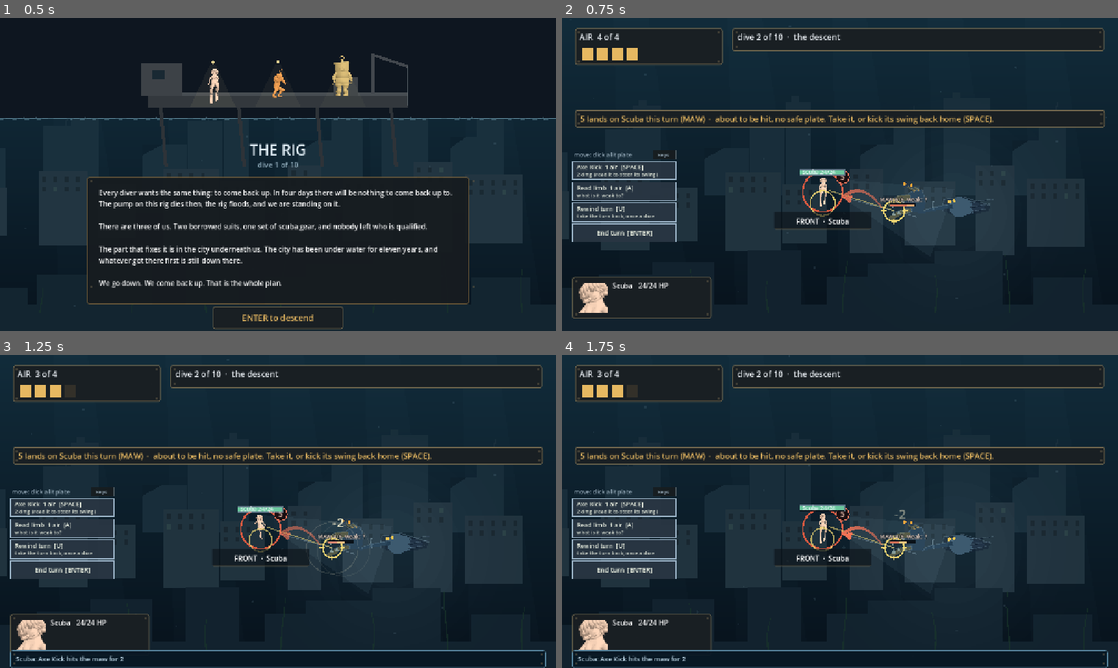
Above: before the commit, frames 1-4 (two rows, left to right).
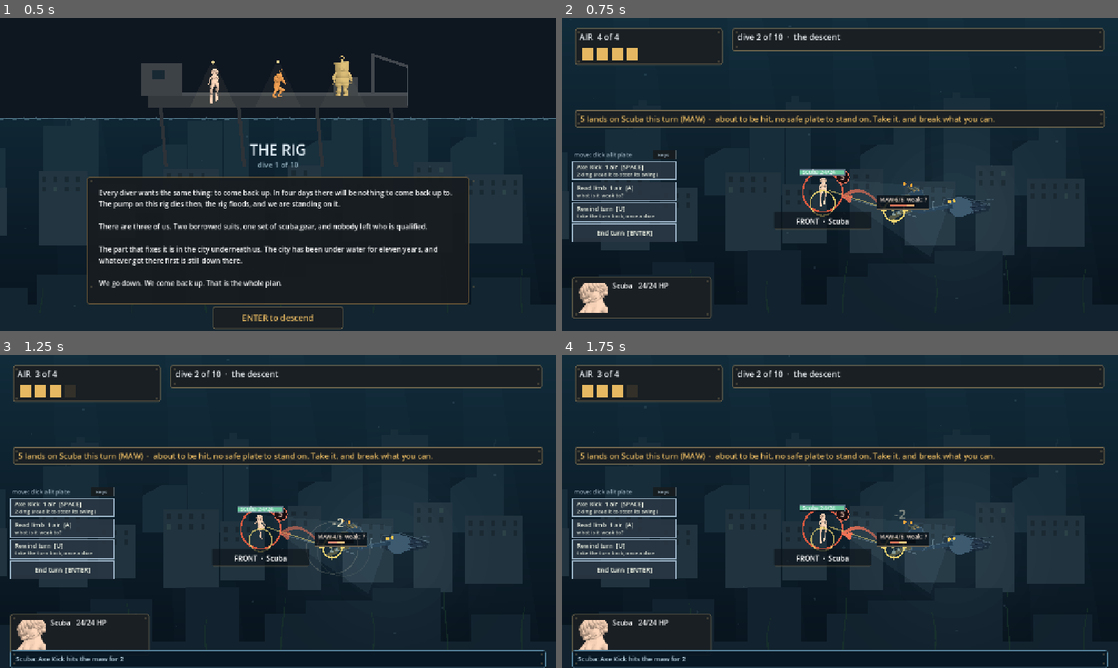
Above: after the commit, the same moments.

Repository: ImmortalDemonGod/salvage
Game: Godot game, scene res://game/main.tscn
Same seed, same stepped clock (60 frames per second), same inputs: the game is played once before the commit and once after it.
Inputs (mouse positions are in pixels of both pictures, inside the frame that each line leads up to):
- Up to frame 1 (0.5 s): no input
- Up to frame 2 (0.75 s): tap Enter at 0.5 s; move the mouse to (962, 158) at 0.52 s; hold Right from 0.53 s (still down); tap 1 at 0.6 s; click (962, 158) at 0.67 s
- Up to frame 3 (1.25 s): keep holding Right; tap Space at 0.77 s
- Up to frame 4 (1.75 s): release Right at 1.25 s; drag from (728, 527) to (812, 574) at 1.27 s

Frame 1 is identical in both runs. In frame 2, 0.7% of the frame differs, in the area x 47-78%, y 31-62%; in frame 3, 0.7%; in frame 4, 0.7%.

Commit message:
labels that bind: pills, leaders, and plates that name every occupant
The confirmation round's one repeated finding, closed: every limb
readout sits in a backed pill with a leader line to its limb, pills
part from each other before drawing, and the read column speaks one
schema (weak: ? / weak: x2 dmg / armor / +2 air / bursts). Plates name
non-diver occupants too: FLANK · SHELL for the squatter, REAR · the
part for the crate, so the one-rule grammar covers everything standing
on ground. The shove offer follows its own read gate; disabled buttons
say why (no target from here / not enough air); THE PART's label sits
clear of its crate. And recorded for rule 27's ledger: two of these
patches no-opped silently through a stale python needle while their
prints claimed success, caught only by looking at the screenshot.

Diff:
--- a/game/main.gd
+++ b/game/main.gd
@@ -912,7 +912,7 @@
 		return "%s  ·  about to be hit, no safe plate to stand on. %s%s." % [
 			_incoming(d), only.substr(0, 1).to_upper(), only.substr(1)]
 	var d9 = combat.divers[selected]
-	if d9.kit.size() > 0 and String(d9.kit[0].kind) == "hit_shove" and combat.target_limb(d9) >= 0:
+	if d9.kit.size() > 0 and String(d9.kit[0].kind) == "hit_shove" and combat.target_limb(d9) >= 0 			and combat.known(combat.target_limb(d9)):
 		for it9 in combat.locked:
 			if int(it9.limb) == combat.target_limb(d9) and int(d9.station) in it9.stations:
 				return "%s  ·  about to be hit, no safe plate. Take it, or kick its swing back home (SPACE)." % _incoming(d)
@@ -1187,6 +1187,11 @@
 		for od in combat.divers:
 			if not od.down and int(od.station) == i:
 				occ_name = "  ·  %s" % String(od.dname)
+		var lb8: int = combat.STATION_LIMB[i]
+		if occ_name == "" and lb8 >= 0 and not combat.limb_broken[lb8] 				and bool((combat.enc.limbs[lb8] as Dictionary).get("blocks", false)):
+			occ_name = "  ·  %s" % String(combat.LIMB_NAMES[lb8]).to_upper()
+		if occ_name == "" and combat.salvage_station == i and not combat.salvage_crushed:
+			occ_name = "  ·  the part"
 		lbl.text = "%s%s" % [Combat.STATION_NAMES[i], occ_name]
 	# A cut line must READ as a cut line. This showed "AIR 3 / 3" after the
 	# umbilical rule fired, so the pool and its ceiling shrank together and
@@ -1454,6 +1459,9 @@
 			"shut": what = "shuts the limb %d turn%s" % [int(eff.turns), "" if int(eff.turns) == 1 else "s"]
 		if tier == Combat.Tier.DESPERATE:
 			what += "  costs %d HP" % int(eff.hp_cost)
+		var able := action_legal("ability%d" % slot)
+		if not able:
+			what = "no target from here" if combat.target_limb(d) < 0 else "not enough air"
 		out.append({"id": "ability%d" % slot,
 			"label": "%s  %d air  [%s]" % [String(ab.name), int(d.cost), "SPACE" if slot == 0 else "F"],
 			"sub": what})
@@ -2125,10 +2133,11 @@
 	draw_line(box.position + Vector2(w * 0.66, 0), box.position + Vector2(w * 0.66, h), Color(0.30, 0.24, 0.16), 3.0)
 	var df2: Font = ThemeDB.fallback_font
 	var part_lbl := "THE PART %d/%d" % [combat.salvage_hp, int((combat.enc.salvage as Dictionary).hp)]
+	# label sits left of the crate, never under it
 	for off2 in [Vector2(1, 1), Vector2(-1, -1)]:
-		draw_string(df2, box.position + Vector2(-10, -14.0) + off2, part_lbl,
+		draw_string(df2, box.position + Vector2(-58, -14.0) + off2, part_lbl,
 			HORIZONTAL_ALIGNMENT_LEFT, -1, 14, Color(0.02, 0.05, 0.08))
-	draw_string(df2, box.position + Vector2(-10, -14.0), part_lbl, HORIZONTAL_ALIGNMENT_LEFT, -1, 14,
+	draw_string(df2, box.position + Vector2(-58, -14.0), part_lbl, HORIZONTAL_ALIGNMENT_LEFT, -1, 14,
 		Color(0.98, 0.90, 0.60))
 	var mx := float(int((combat.enc.salvage as Dictionary).hp))
 	for k in range(int(mx)):
@@ -2304,6 +2313,7 @@
 # it rides the z-order of the board it belongs to.
 func _draw_limb_bars() -> void:
 	var df: Font = ThemeDB.fallback_font
+	var placed: Array = []
 	for lb in range(combat.limb_hp.size()):
 		var st := -1
 		for s2 in range(5):
@@ -2325,19 +2335,34 @@
 			suffix = "  weak: ?"
 		else:
 			match combat.trait_of(lb):
-				"brittle": suffix = "  takes x2"
-				"plated": suffix = "  -1 dmg"
-				"leaking": suffix = "  +2 air"
-				"pressurised": suffix = "  bursts"
+				"brittle": suffix = "  weak: x2 dmg"
+				"plated": suffix = "  weak: armor"
+				"leaking": suffix = "  weak: +2 air"
+				"pressurised": suffix = "  weak: bursts"
 		var label := "%s %d/%d%s" % [String(combat.LIMB_NAMES[lb]).to_upper(), int(combat.limb_hp[lb]), int(mx), suffix]
 		var tw: float = df.get_string_size(label, HORIZONTAL_ALIGNMENT_LEFT, -1, 13).x
 		var tx: float = clampf(at.x - tw * 0.5, 8.0, 1280.0 - tw - 8.0)
-		# lifted clear of the reticle that shares this anchor
-		for off in [Vector2(1, 1), Vector2(-1, -1)]:
-			draw_string(df, Vector2(tx, at.y - 34.0) + off, label, HORIZONTAL_ALIGNMENT_LEFT, -1, 13,
-				Color(0.02, 0.05, 0.08, 0.9))
+		# the backing pill and the leader line: cold readers could not bind
+		# a floating label to a limb, and bars printed through neighbour
+		# text. Pills also part from each other before they draw.
+		var pill := Rect2(Vector2(tx - 6.0, at.y - 48.0), Vector2(tw + 12.0, 32.0))
+		for _t9 in range(3):
+			var hit9 := false
+			for pr in placed:
+				if pill.grow(4.0).intersects(pr):
+					hit9 = true
+			if not hit9:
+				break
+			pill.position.y -= 36.0
+			at.y -= 36.0
+		placed.append(pill)
+		tx = pill.position.x + 6.0
+		draw_line(Vector2(clampf(_limb_at(lb).x, pill.position.x, pill.end.x), pill.end.y),
+			_limb_at(lb), Color(0.85, 0.75, 0.60, 0.65), 1.5)
+		draw_rect(pill, Color(0.04, 0.07, 0.10, 0.88))
+		draw_rect(pill, Color(0.55, 0.48, 0.38, 0.7), false, 1.0)
 		draw_string(df, Vector2(tx, at.y - 34.0), label, HORIZONTAL_ALIGNMENT_LEFT, -1, 13,
-			Color(0.98, 0.88, 0.82))
+			Color(0.98, 0.90, 0.84))
 		var bw := 56.0
 		var bx: float = at.x - bw * 0.5
 		draw_rect(Rect2(Vector2(bx - 1, at.y - 29), Vector2(bw + 2, 7)), Color(0.03, 0.05, 0.07, 0.92))
Not shown, added: site/index.apple-touch-icon.png.import
Not shown, added: site/index.icon.png.import
Not shown, added: site/index.png.import
